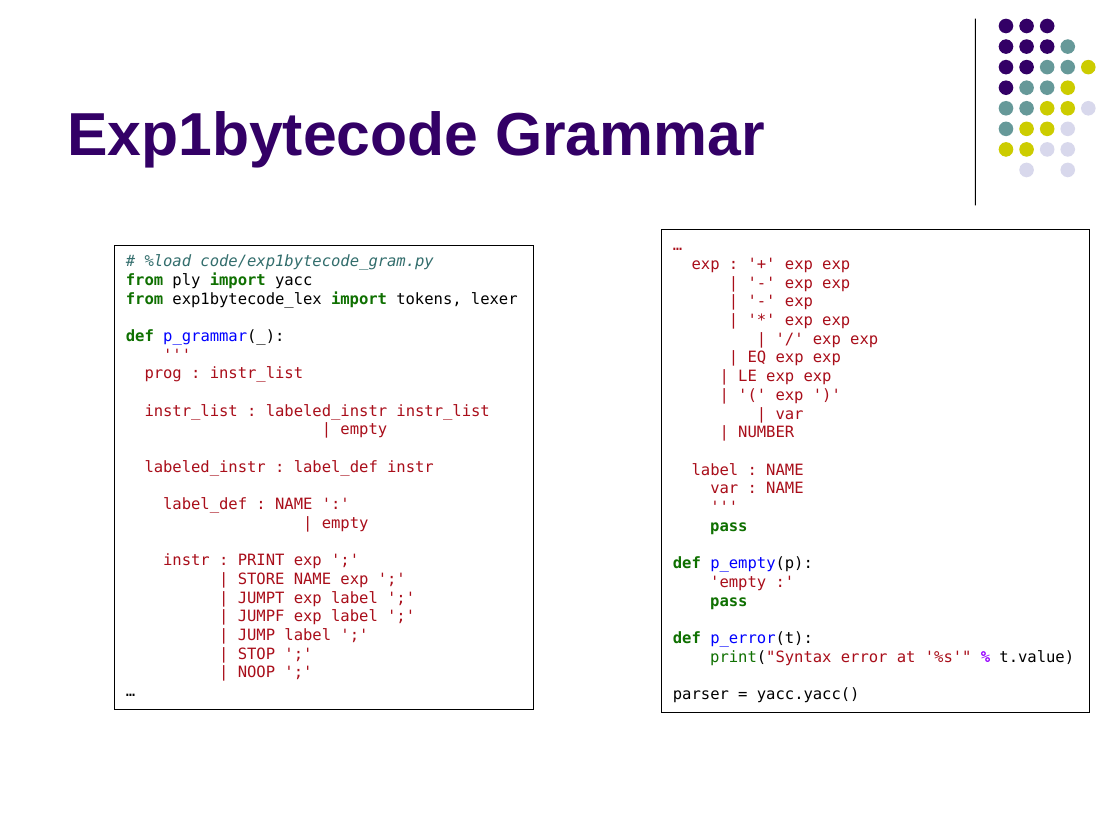
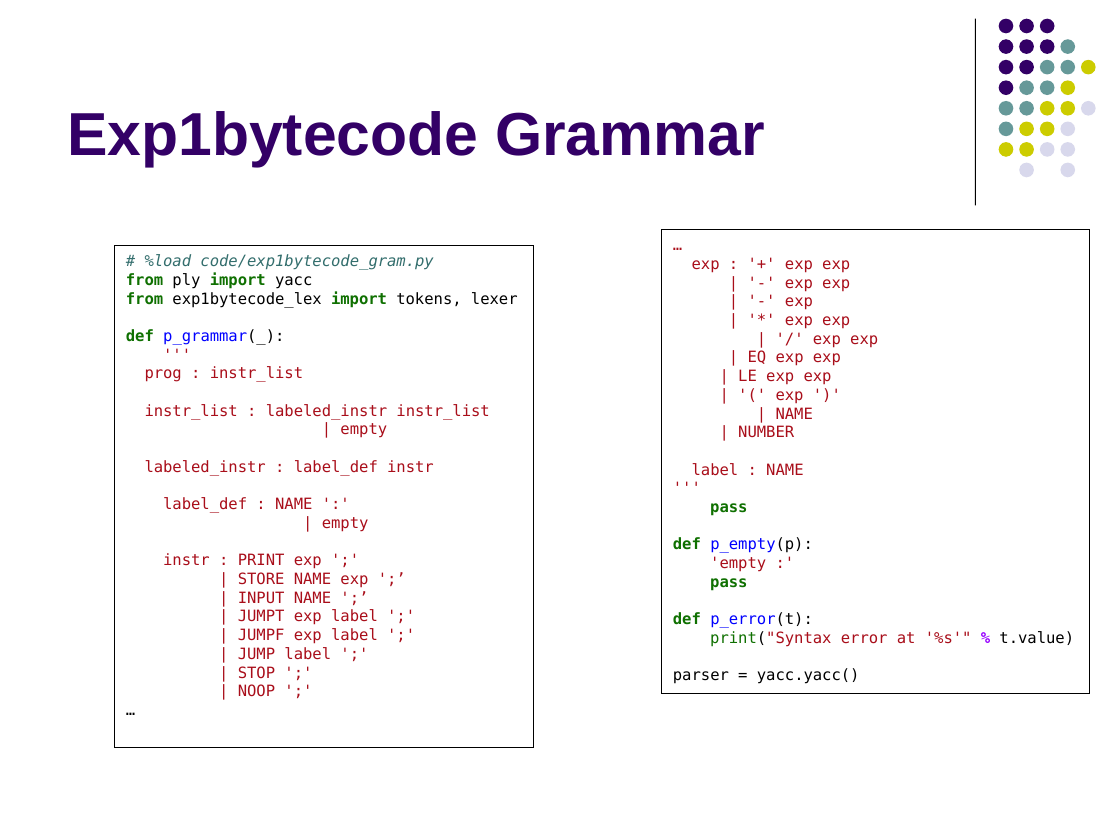
Before and after one commit to lutzhamel/CSC402, a slide deck: slide 3 of csc402-ln005.pptx. Drawn at 1120x840 pixels with LibreOffice and Linux fonts; fonts in the diff are those of the drawing. Boxes give left, top, right and bottom in pixels: in the first picture for what was removed or moved away, otherwise in the second. Text is boxed around its words. In the diff, an @@ line names an element or a change of style, - is before the commit and + after.

```diff
--- a/csc402-ln005.pptx
+++ b/csc402-ln005.pptx
@@ rectangle "…" resized from (x1=662, y1=230, x2=1090, y2=712) to (x1=662, y1=230, x2=1090, y2=693) @@
@@ rectangle "# %load code/exp1bytecode_gram.py" resized from (x1=115, y1=245, x2=534, y2=709) to (x1=115, y1=245, x2=534, y2=747) @@
@@ text in rectangle at (x1=776, y1=407, x2=813, y2=419): text changed @@
-| var
+| NAME
@@ text in rectangle at (x1=710, y1=481, x2=803, y2=494): paragraph removed @@
-var : NAME
@@ text in rectangle at (x1=238, y1=572, x2=368, y2=604): text changed @@
-| STORE NAME exp ';'
+| STORE NAME exp ';’
+| INPUT NAME ';’
```
Also in this commit, not shown: 3 other slides changed, 1 slide added, 3 other files.
